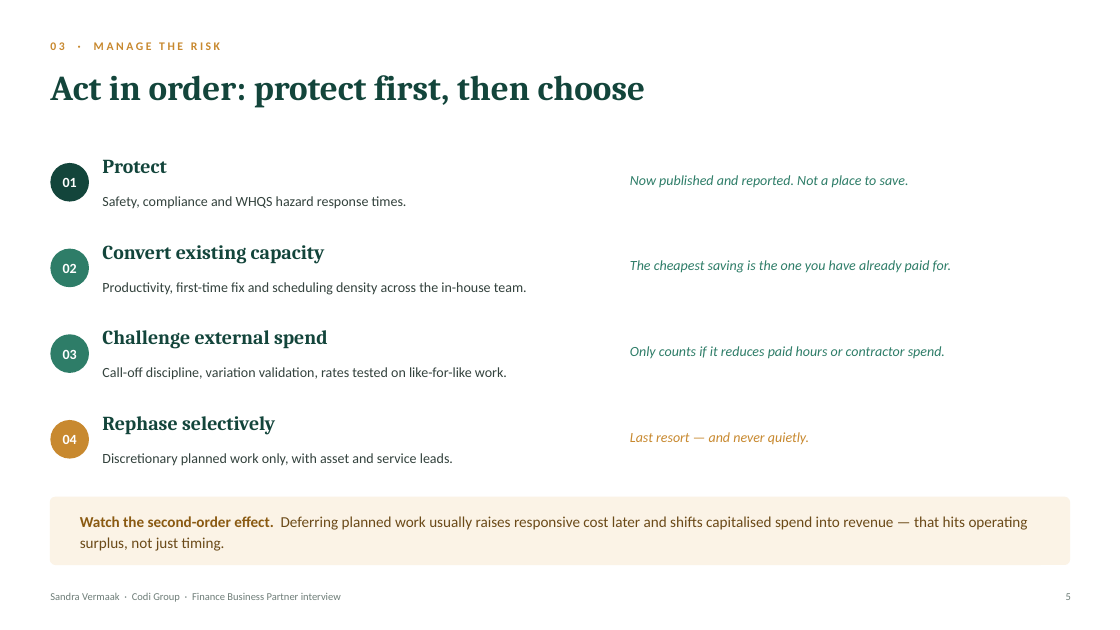
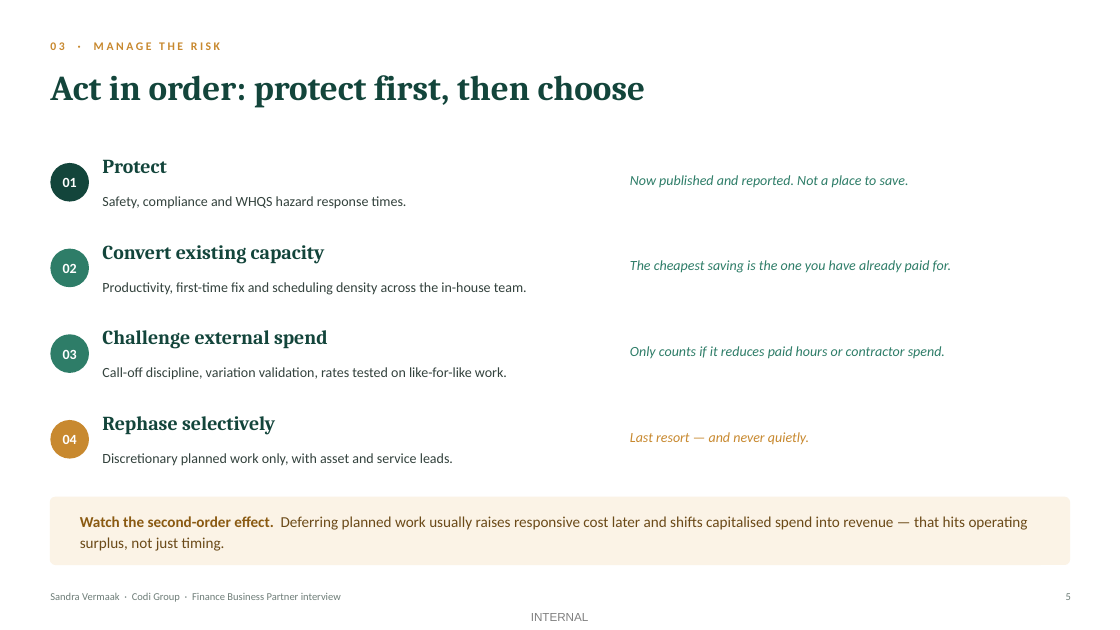
Before and after one commit to JustusVermaakSkystrm/rugby-rwc-2027, a slide deck: slide 5 of briefings/Codi_Presentation_Sandra_Vermaak.pptx. Drawn at 1120x630 pixels with LibreOffice and Linux fonts; fonts in the diff are those of the drawing. Boxes give left, top, right and bottom in pixels: in the first picture for what was removed or moved away, otherwise in the second. Text is boxed around its words. In the diff, an @@ line names an element or a change of style, - is before the commit and + after.

```diff
--- a/briefings/Codi_Presentation_Sandra_Vermaak.pptx
+++ b/briefings/Codi_Presentation_Sandra_Vermaak.pptx
@@ text added at (531,613,589,621), 10 pt, text #000000 at 50% opacity @@
+INTERNAL
```
Also in this commit, not shown: 6 other slides changed, 1 other file.
